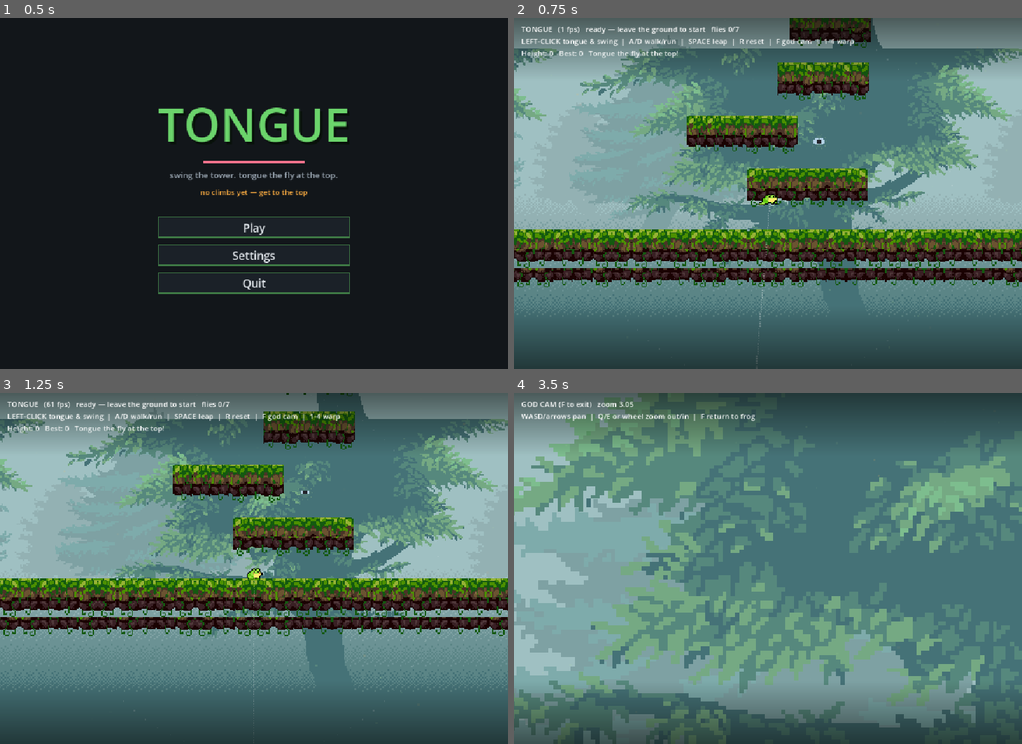
Above: before the commit, frames 1-4 (two rows, left to right).
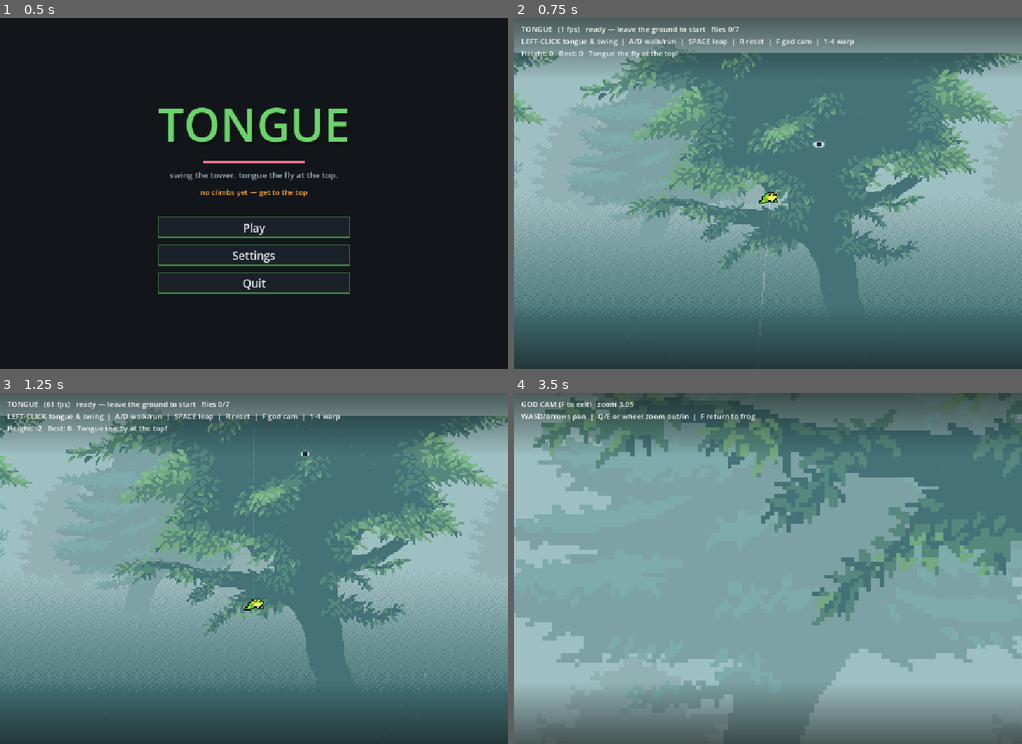
Above: after the commit, the same moments.

Repository: asg86260/Tongue
Game: Godot game, scene res://Title.tscn
The game is run twice, just before and just after one commit, with the same random seed, the same clock (stepped at 60 frames per second) and the same inputs.
Inputs (mouse positions are in pixels of both pictures, inside the frame that each line leads up to):
- Up to frame 1 (0.5 s): no input
- Up to frame 2 (0.75 s): click "Play" at 0.5 s
- Up to frame 3 (1.25 s): no input
- Up to frame 4 (3.5 s): tap Enter at 1.25 s; move the mouse to (879, 550) at 1.27 s; press the mouse at (879, 550) at 1.28 s; hold D (move_right) 1.28-2.03 s; tap Space (jump) at 1.52, 1.82, 2.27, 2.57 s; move the mouse to (666, 586) at 2.02 s; release the mouse at (666, 586) at 2.03 s; hold S (move_down) 2.03-2.78 s; tap F (godcam) at 2.1 s; move the mouse to (818, 491) at 2.77 s; hold D (move_right) from 2.78 s (still down); hold E (zoom_in) from 2.78 s (still down)

Frame 1 is identical in both runs. In frame 2, 28% of the frame differs, in the area x 0-100%, y 0-100%; in frame 3, 27%; in frame 4, 66%.
Error after the commit: Parse Error: Cannot infer the type of "t" variable because the value doesn't have a set type. (res://Biome.gd:20)

Commit message:
Fix bg vertical tiling + biome colour-grading by height
Tiling: pin the sky (no v-tile, h-seamless), tile back-trees tight (seamless),
and give the big-tree layer a vertical gap so its top-edge foliage stops clipping
into a hard seam while climbing. Add Biome.gd shared palette; backdrop layers and
each ledge are tinted by height (Woods green -> Ruins cool -> Cliffs dusk -> Peak
pale). Also: --shot dev flag gains --warp=N to capture the bg mid-climb.

Co-Authored-By: Claude Opus 4.8 <noreply@anthropic.com>

Diff:
--- a/Backdrop.gd
+++ b/Backdrop.gd
@@ -1,25 +1,34 @@
 extends ParallaxBackground
 
-# Jump-King-style layered parallax, built from the Ansimuz mist-forest background
-# (same art family as the platform tiles, so it's cohesive). ParallaxBackground
-# auto-follows the active Camera2D; each layer tiles infinitely via motion_mirroring.
-# Far layers barely move; nearer layers drift more as you climb.
+# Layered parallax forest (Ansimuz mist-forest), cohesive with the platform tiles.
+# Tiling is handled carefully:
+#   - sky (mist-back): light-top/dark-bottom gradient → PINNED vertically (no v-tiling),
+#     tiled horizontally (it's h-seamless). Never seams while climbing.
+#   - back-trees: fully seamless (transparent edges) → tiled tight both axes.
+#   - tree (big tree): foliage touches its top edge, so tiling it tight CLIPS the
+#     foliage. Tiled with a vertical GAP (period > height) so trees are spaced by sky
+#     and the foliage is never cut.
+# The layer sprites are tinted each frame by Biome.tint(height) so the forest shifts
+# mood as you climb (Woods → Ruins → Cliffs → Peak).
 
+const Biome := preload("res://Biome.gd")
 const L_BACK := preload("res://assets/bg/mist-back.png")
 const L_BACKTREES := preload("res://assets/bg/mist-back-trees.png")
 const L_TREE := preload("res://assets/bg/mist-tree.png")
+const SPAWN_Y := -40.0   # matches LevelData spawn; height ≈ (SPAWN_Y - y)/100
+
+var target: Node2D
+var _sprites: Array[Sprite2D] = []
 
 func _ready() -> void:
-	layer = -10   # ParallaxBackground is a CanvasLayer — sit behind the world
-	# Sky gradient is pinned vertically (motion.y = 0, no vertical tiling) so its
-	# light-top/dark-bottom gradient never seams while climbing.
-	_layer(L_BACK, Vector2(0.06, 0.0), 3.4, false)
-	# Transparent tree layers parallax + tile vertically — repeating trees read as
-	# a continuous forest the whole way up. Nearer layers move more.
-	_layer(L_BACKTREES, Vector2(0.14, 0.09), 3.2, true)
-	_layer(L_TREE, Vector2(0.24, 0.16), 3.0, true)
+	layer = -10
+	_layer(L_BACK, Vector2(0.06, 0.0), 3.4, 0.0)        # pinned sky, no vertical tiling
+	_layer(L_BACKTREES, Vector2(0.13, 0.10), 3.2, 1.0)  # seamless → tile tight
+	_layer(L_TREE, Vector2(0.24, 0.18), 3.0, 1.45)      # big tree → vertical gap, no clip
 
-func _layer(tex: Texture2D, motion: Vector2, scl: float, tile_v: bool) -> void:
+# vtile: 0 = no vertical tiling; >0 = vertical repeat period as a multiple of height
+# (>1 leaves a transparent sky gap between stacked copies so foliage isn't clipped).
+func _layer(tex: Texture2D, motion: Vector2, scl: float, vtile: float) -> void:
 	var pl := ParallaxLayer.new()
 	pl.motion_scale = motion
 	var spr := Sprite2D.new()
@@ -28,6 +37,14 @@
 	spr.texture_filter = CanvasItem.TEXTURE_FILTER_NEAREST
 	spr.scale = Vector2(scl, scl)
 	pl.add_child(spr)
-	var h := tex.get_height() * scl if tile_v else 0.0
-	pl.motion_mirroring = Vector2(tex.get_width() * scl, h)
+	_sprites.append(spr)
+	var vh := tex.get_height() * scl * vtile if vtile > 0.0 else 0.0
+	pl.motion_mirroring = Vector2(tex.get_width() * scl, vh)
 	add_child(pl)
+
+func _process(_d: float) -> void:
+	if not target:
+		return
+	var t := Biome.tint((SPAWN_Y - target.global_position.y) / 100.0)
+	for s in _sprites:
+		s.modulate = t
--- /dev/null
+++ b/Biome.gd
@@ -0,0 +1,22 @@
+extends RefCounted
+
+# Shared biome colour-grading. A height (metres) maps to a tint that the backdrop
+# and the platforms both multiply by, so the world visibly shifts mood as you climb:
+#   Woods (lush green) → Ruins (cool stone) → Cliffs (warm dusk) → Peak (pale cold).
+# Tints lerp across band boundaries for a smooth transition.
+
+const BANDS := [
+	{ "h": 0.0,  "tint": Color(1.00, 1.04, 0.96) },   # Woods  — lush green
+	{ "h": 13.0, "tint": Color(0.84, 0.91, 0.95) },   # Ruins  — cool desaturated stone
+	{ "h": 27.0, "tint": Color(1.08, 0.93, 0.74) },   # Cliffs — warm golden dusk
+	{ "h": 40.0, "tint": Color(0.82, 0.95, 1.14) },   # Peak   — pale cold blue
+]
+
+static func tint(hm: float) -> Color:
+	if hm <= BANDS[0]["h"]:
+		return BANDS[0]["tint"]
+	for i in range(BANDS.size() - 1):
+		if hm < BANDS[i + 1]["h"]:
+			var t := (hm - BANDS[i]["h"]) / (BANDS[i + 1]["h"] - BANDS[i]["h"])
+			return (BANDS[i]["tint"] as Color).lerp(BANDS[i + 1]["tint"], t)
+	return BANDS[BANDS.size() - 1]["tint"]
--- a/Game.gd
+++ b/Game.gd
@@ -10,6 +10,7 @@
 const WinScreenScene := preload("res://WinScreen.gd")
 const BackdropScene := preload("res://Backdrop.gd")
 const AtmosphereScene := preload("res://Atmosphere.gd")
+const Biome := preload("res://Biome.gd")
 
 const PIX := 2.6              # pixel-cell size for the chunky pixel-art draw helpers
 const GOAL_CATCH_R := 36.0    # tongue must touch this close to the goal fly to win
@@ -58,7 +59,9 @@
 func _ready() -> void:
 	_build_level()
 	_build_player()
-	add_child(BackdropScene.new())   # ParallaxBackground; follows the camera, sits at layer -10
+	var backdrop := BackdropScene.new()   # ParallaxBackground; follows the camera, layer -10
+	backdrop.target = player
+	add_child(backdrop)
 	var fg_layer := CanvasLayer.new()
 	fg_layer.layer = 1               # in front of the world, below the HUD (layer 2)
 	add_child(fg_layer)
@@ -72,11 +75,20 @@
 	win_screen = WinScreenScene.new()
 	add_child(win_screen)
 	start_best = Save.best_height
-	# dev: launch with `-- --shot` to save a viewport screenshot to user://shot.png and quit
-	if "--shot" in OS.get_cmdline_user_args():
-		get_tree().create_timer(2.0).timeout.connect(func():
-			get_viewport().get_texture().get_image().save_png("user://shot.png")
-			get_tree().quit())
+	# dev: `-- --shot` saves a viewport screenshot to user://shot.png and quits.
+	# add `--warp=N` to warp to checkpoint N first (capture the background mid-climb).
+	var uargs := OS.get_cmdline_user_args()
+	if "--shot" in uargs:
+		var wi := -1
+		for a in uargs:
+			if a.begins_with("--warp="):
+				wi = int(a.substr(7))
+		get_tree().create_timer(1.2).timeout.connect(func():
+			if wi >= 0 and wi < warp_points.size():
+				_warp_to(wi)
+			get_tree().create_timer(1.8).timeout.connect(func():
+				get_viewport().get_texture().get_image().save_png("user://shot.png")
+				get_tree().quit()))
 
 # --- tiled ledges (Ansimuz Modular tileset) ---
 # Leafy-green top tiles over a stone body with vines built in — the set's own
@@ -106,6 +118,7 @@
 	sb.position = pos
 	sb.collision_layer = 1
 	sb.z_index = -1            # behind Game._draw so the tongue/flies render in front
+	sb.modulate = Biome.tint((level_spawn.y - pos.y) / 100.0)   # biome colour by height
 	var cs := CollisionShape2D.new()
 	var shape := RectangleShape2D.new()
 	shape.size = size
